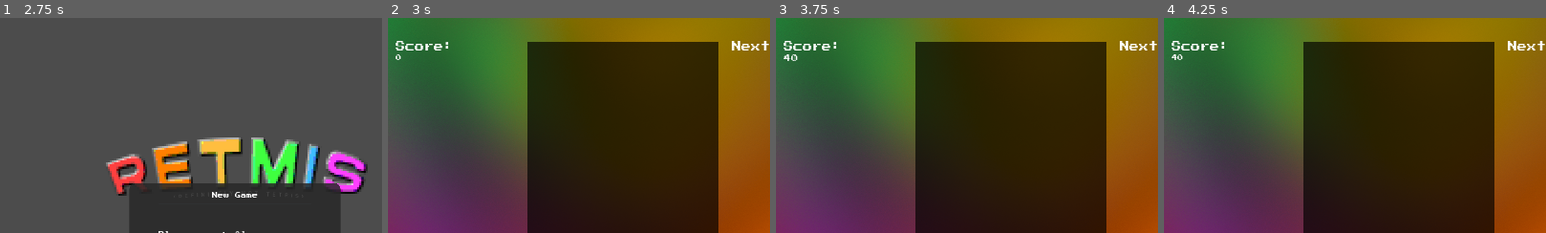
Above: before the commit, frames 1-4 (left to right).
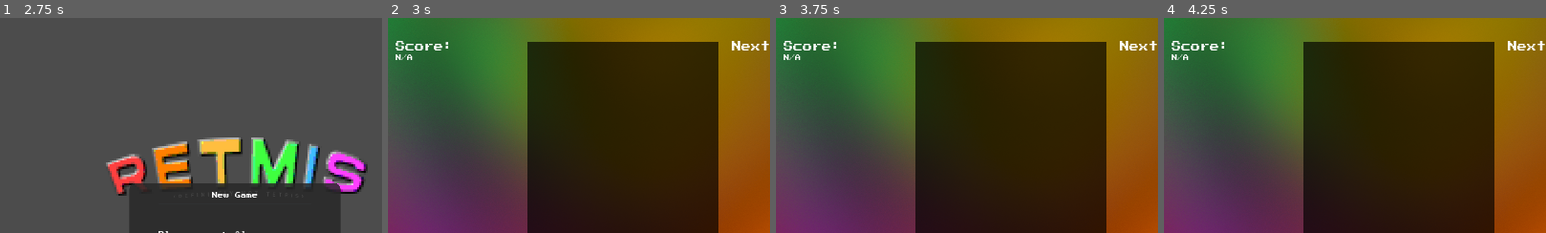
Above: after the commit, the same moments.

Repository: Yagsu/Tetris
Game: Godot game, scene res://Scenes/UI/MainMenu/MainMenu.tscn
The game is run twice, just before and just after one commit, with the same random seed, the same clock (stepped at 60 frames per second) and the same inputs. Video files are missing from this copy of the repository; at most half a second of black plays in their place. Sound files missing from this copy of the repository are replaced by a short silence.
Inputs (mouse positions are % of the whole screen's width and height, from its top left):
- Up to frame 1 (2.75 s): click "New Game" at 0.5 s; click (55, 51) at 1.27 s; type "Alex" at 1.35 s; click "New Game" at 2 s
- Up to frame 2 (3 s): click "Play" at 2.75 s
- Up to frame 3 (3.75 s): tap Enter at 3.5 s; hold Right (TETRIS_MOVE_RIGHT) from 3.53 s (still down); tap Space (TETRIS_HARD_DROP) at 3.6 s
- Up to frame 4 (4.25 s): keep holding Right (TETRIS_MOVE_RIGHT)
The pictures show only the part of the screen within x 19-69%, y 0-50%; the shares and areas given below are measured in that part.

Frame 1 is identical in both runs. In frame 2, less than 0.1% of the frame differs, in the area x 2-7%, y 16-20%; in frame 3, less than 0.1%; in frame 4, less than 0.1%.
Error after the commit: Attempt to call function 'Retmis_Reset' in base 'null instance' on a null instance. (res://Scenes/Game/Game.gd:52)

Commit message:
Added particles on lineclears

Diff:
--- a/Grid/Grid.gd
+++ b/Grid/Grid.gd
@@ -13,6 +13,7 @@
 var Initialized: 		bool = false
 
 signal RowsCleared(Count)
+signal SpawnBlockClearParticle(Pos, Col)
 signal GridUpdate
 
 
@@ -132,6 +133,7 @@
 
 func Grid_ClearRow(Row: int)				-> void:
 	for x in range(GRID_WIDTH):
+		emit_signal("SpawnBlockClearParticle", Vector2(x, Row), GridMatrix[x][Row])
 		GridMatrix[x][Row] = 0
 
 func Grid_MoveRowsDown(StartRow: int)		-> void:
--- a/Grid/GridRenderer.gd
+++ b/Grid/GridRenderer.gd
@@ -1,9 +1,11 @@
 extends Node2D
 
 var		CellSprites: Array	= []
+var		BlockClearParticle = preload("res://Scenes/UI/Particles/BlockClearParticle.tscn")
 
-func _ready()				-> void:
+func _ready()					-> void:
 	Grid.connect("GridUpdate", self, "update")
+	Grid.connect("SpawnBlockClearParticle", self, "GridRenderer_OnSpawnClearParticle")
 
 	for i in range(Grid.GRID_WIDTH * Grid.GRID_HEIGHT):
 		var SpritePos = Vector2((i % Grid.GRID_WIDTH), floor(i / (Grid.GRID_WIDTH)))
@@ -16,11 +18,14 @@
 		CellSprites.append(CellSprite)
 		add_child(CellSprite)
 
-func _draw()	-> void:
+func _draw()					-> void:
 	GridRenderer_Draw()
 
 
-func GridRenderer_Draw()	-> void:
+func GridRenderer_Reset()		-> void:
+	update()
+
+func GridRenderer_Draw()		-> void:
 	assert(Grid.Grid_IsInitialized())
 
 	for x in range(Grid.GRID_WIDTH):
@@ -30,13 +35,22 @@
 			var CellSprite:	Sprite	= CellSprites[y * Grid.GRID_WIDTH + x]
 
 			if GridValue != 0:
-				CellSprite.visible	= true
 				CellSprite.self_modulate = Constants.COLORS[GridValue]
+				CellSprite.visible = true
 			else:
-				CellSprite.visible	= false
-
-func GridRenderer_Reset()	-> void:
-	update()
+				CellSprite.visible = false
 
 func GridRenderer_ToScreen(Pos: Vector2) -> Vector2:
 	return Pos * Grid.GRID_CELLSIZE - Grid.GRID_VANISHZONEOFFSET
+
+
+func GridRenderer_OnSpawnClearParticle(Position: Vector2, Col: int)	-> void:
+	var ParticleScreenPos:	Vector2		= GridRenderer_ToScreen(Position) + Grid.GRID_HALFCELLSIZE
+	var ParticleColor:		Color		= Constants.COLORS[Col]
+	var Particle						= BlockClearParticle.instance()
+
+	Particle.position		= ParticleScreenPos
+	Particle.self_modulate	= ParticleColor
+	Particle.emitting		= true
+
+	add_child(Particle)
--- a/Scenes/Game/Game.gd
+++ b/Scenes/Game/Game.gd
@@ -52,6 +52,7 @@
 	RetmisGrid.Retmis_Reset()
 	Game_OnScoreUpdated()
 
+
 func Game_Pause()							-> void:
 	PauseState = true
 	get_tree().paused = true
--- a/Scenes/Game/Game.tscn
+++ b/Scenes/Game/Game.tscn
@@ -23,13 +23,13 @@
 pause_mode = 2
 script = ExtResource( 3 )
 
-[node name="TextureRect" type="TextureRect" parent="."]
+[node name="Background" type="TextureRect" parent="."]
 pause_mode = 1
 margin_right = 1920.0
 margin_bottom = 1080.0
 texture = ExtResource( 1 )
 
-[node name="ColorRect" type="ColorRect" parent="TextureRect"]
+[node name="GameGridBackground" type="ColorRect" parent="Background"]
 anchor_left = 0.5
 anchor_top = 0.5
 anchor_right = 0.5
@@ -40,7 +40,7 @@
 margin_bottom = 480.0
 color = Color( 0, 0, 0, 0.670588 )
 
-[node name="RetmisGrid" parent="TextureRect" instance=ExtResource( 8 )]
+[node name="RetmisGrid" parent="Background" instance=ExtResource( 8 )]
 position = Vector2( 720, 60 )
 
 [node name="LeftSideContainer" type="VBoxContainer" parent="."]
--- a/Scenes/UI/MainMenu/MainMenu.tscn
+++ b/Scenes/UI/MainMenu/MainMenu.tscn
@@ -94,6 +94,7 @@
 rect_pivot_offset = Vector2( 720, 0 )
 
 [node name="SettingsMenu" parent="." instance=ExtResource( 7 )]
+visible = false
 rect_pivot_offset = Vector2( 720, 0 )
 
 [node name="MusicPlayer" type="AudioStreamPlayer" parent="."]
--- /dev/null
+++ b/Scenes/UI/Particles/BlockClearParticle.gd
@@ -0,0 +1,5 @@
+extends Particles2D
+
+func _ready() -> void:
+	yield(get_tree().create_timer(0.5), "timeout")
+	queue_free()
--- /dev/null
+++ b/Scenes/UI/Particles/BlockClearParticle.tscn
@@ -0,0 +1,56 @@
+[gd_scene load_steps=9 format=2]
+
+[ext_resource path="res://Assets/Images/RetmisGenericParticle.png" type="Texture" id=1]
+[ext_resource path="res://Scenes/UI/Particles/BlockClearParticle.gd" type="Script" id=2]
+
+[sub_resource type="CanvasItemMaterial" id=6]
+blend_mode = 1
+
+[sub_resource type="Gradient" id=1]
+offsets = PoolRealArray( 0, 0.360248, 1 )
+colors = PoolColorArray( 0.203922, 0.203922, 0.203922, 0, 1, 1, 1, 1, 1, 1, 1, 0 )
+
+[sub_resource type="GradientTexture" id=2]
+gradient = SubResource( 1 )
+
+[sub_resource type="Curve" id=4]
+_data = [ Vector2( 0, 0.723864 ), 0.0, 0.0, 0, 0, Vector2( 0.483696, 1 ), 0.0, 0.0, 0, 0, Vector2( 1, 0.460227 ), 0.0, 0.0, 0, 0 ]
+
+[sub_resource type="CurveTexture" id=5]
+width = 100
+curve = SubResource( 4 )
+
+[sub_resource type="ParticlesMaterial" id=3]
+lifetime_randomness = 0.25
+trail_divisor = 2
+emission_shape = 1
+emission_sphere_radius = 5.0
+flag_align_y = true
+flag_disable_z = true
+direction = Vector3( 0, 0, 0 )
+spread = 100.0
+gravity = Vector3( 0, 25, 0 )
+angular_velocity = 100.0
+orbit_velocity = 0.0
+orbit_velocity_random = 0.1
+linear_accel = 100.0
+linear_accel_random = 0.1
+radial_accel = 60.0
+radial_accel_random = 0.1
+scale = 0.08
+scale_curve = SubResource( 5 )
+color_ramp = SubResource( 2 )
+
+[node name="BlockClearParticle" type="Particles2D"]
+material = SubResource( 6 )
+position = Vector2( 960, 540 )
+emitting = false
+amount = 350
+lifetime = 0.65
+one_shot = true
+preprocess = 0.2
+explosiveness = 0.75
+randomness = 0.15
+process_material = SubResource( 3 )
+texture = ExtResource( 1 )
+script = ExtResource( 2 )
--- a/Scenes/UI/Particles/LineclearEffects.tscn
+++ /dev/null
@@ -1,35 +0,0 @@
-[gd_scene load_steps=5 format=2]
-
-[ext_resource path="res://Assets/Images/RetmisGenericParticle.png" type="Texture" id=1]
-
-[sub_resource type="Gradient" id=1]
-offsets = PoolRealArray( 0, 0.291925, 1 )
-colors = PoolColorArray( 0.203922, 0.203922, 0.203922, 0, 1, 1, 1, 1, 1, 1, 1, 0 )
-
-[sub_resource type="GradientTexture" id=2]
-gradient = SubResource( 1 )
-
-[sub_resource type="ParticlesMaterial" id=3]
-lifetime_randomness = 1.0
-emission_shape = 5
-emission_ring_radius = 10.0
-emission_ring_inner_radius = 5.0
-emission_ring_height = 1.0
-emission_ring_axis = Vector3( 0, 0, 1 )
-flag_align_y = true
-flag_disable_z = true
-gravity = Vector3( 0, 0, 0 )
-orbit_velocity = 0.0
-orbit_velocity_random = 0.0
-linear_accel = 50.0
-radial_accel = 60.0
-scale = 0.1
-color_ramp = SubResource( 2 )
-
-[node name="Particles2D" type="Particles2D"]
-position = Vector2( 960, 540 )
-emitting = false
-amount = 250
-one_shot = true
-process_material = SubResource( 3 )
-texture = ExtResource( 1 )
